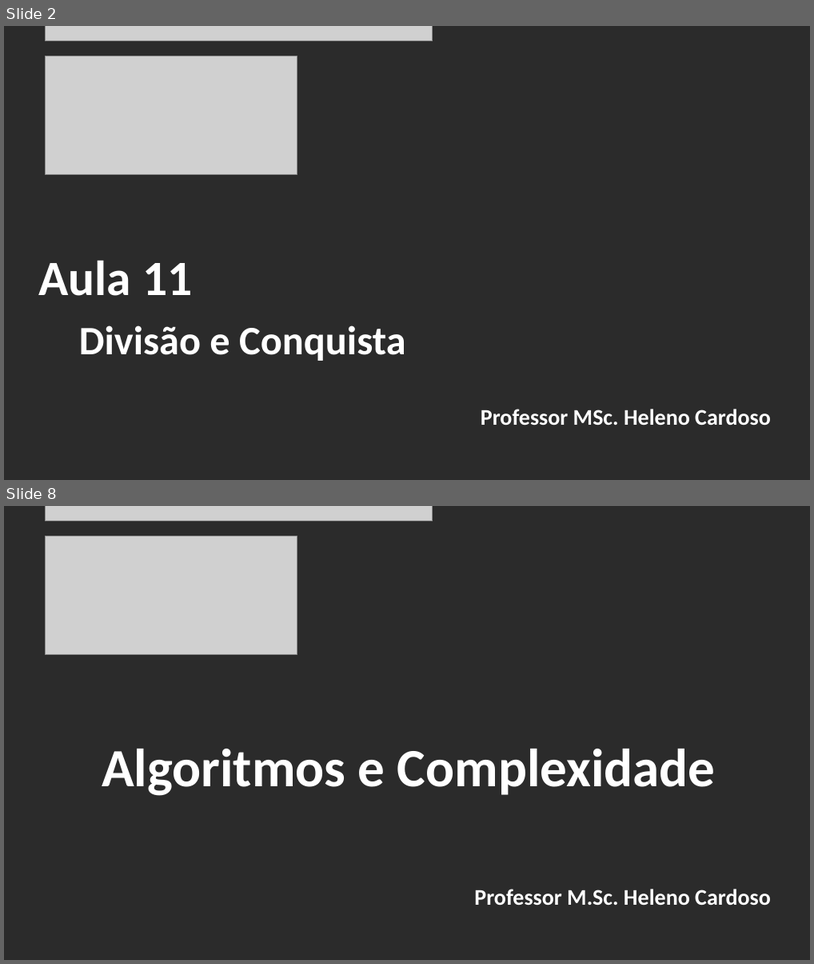
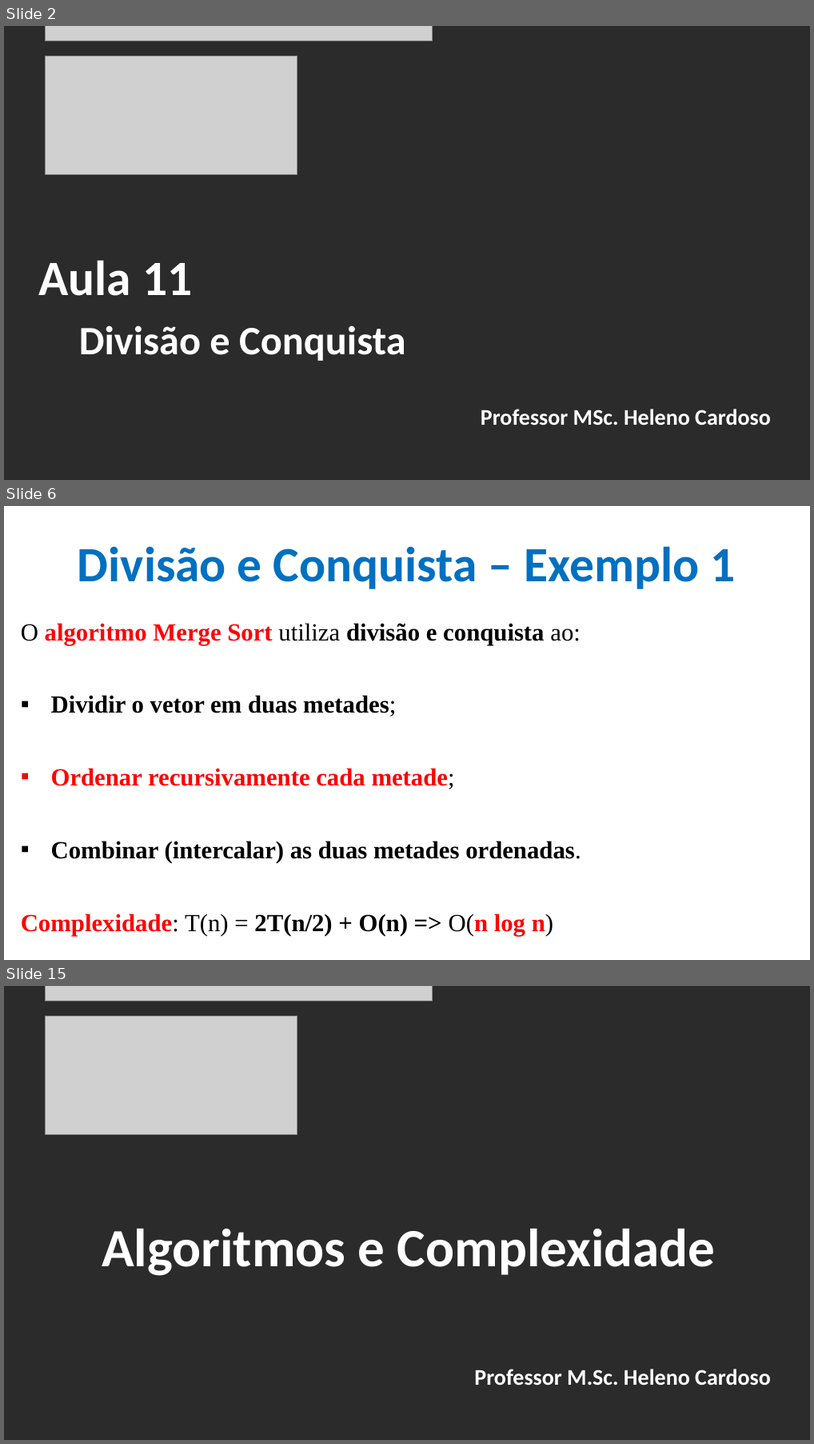
Before and after one commit to CloudEducationBrazil/WydenAlgoritmosEComplexidade, a slide deck: 01 Classes/Aula 11 - Algoritmos e Complexidade - Divisão e Conquista.pptx. Shown one above the other, each under a label of ours: slides 2 and 8 before the commit, slides 2, 6 and 15 after it; the slides between them are not shown. The pictures are 814x964 and 814x1444 pixels, drawn with LibreOffice and Linux fonts; fonts in the diff are those of the drawing; grey boxes stand for pictures; background and template pictures are left out; a plain dark background stands for a picture behind light text. Boxes give left, top, right and bottom in pixels: in the first picture for what was removed or moved away, otherwise in the second. Text is boxed around its words. In the diff, an @@ line names an element or a change of style, - is before the commit and + after.

Commit message:
Alg e Compl - Alg Gulosos e Divisão e Conquista 21102025

```diff
--- a/01 Classes/Aula 11 - Algoritmos e Complexidade - Divisão e Conquista.pptx
+++ b/01 Classes/Aula 11 - Algoritmos e Complexidade - Divisão e Conquista.pptx
@@ slide 6 added at bbox=[4, 506, 810, 960], background picture (left out) @@
@@ title added at bbox=[78, 546, 735, 589], 44 pt, text #0070C0, bold @@
+Divisão e Conquista – Exemplo 1
@@ text added at bbox=[21, 623, 582, 936], 22 pt, text #000000, bold @@
+O algoritmo Merge Sort utiliza divisão e conquista ao:
+▪ Dividir o vetor em duas metades;
+▪ Ordenar recursivamente cada metade;
+▪ Combinar (intercalar) as duas metades ordenadas.
+Complexidade: T(n) = 2T(n/2) + O(n) => O(n log n)
@@ what was slide 8 is now slide 15 @@
```
Also in this commit, not shown: 4 slides changed, 7 other slides added, 1 slide removed, 21 other files.
